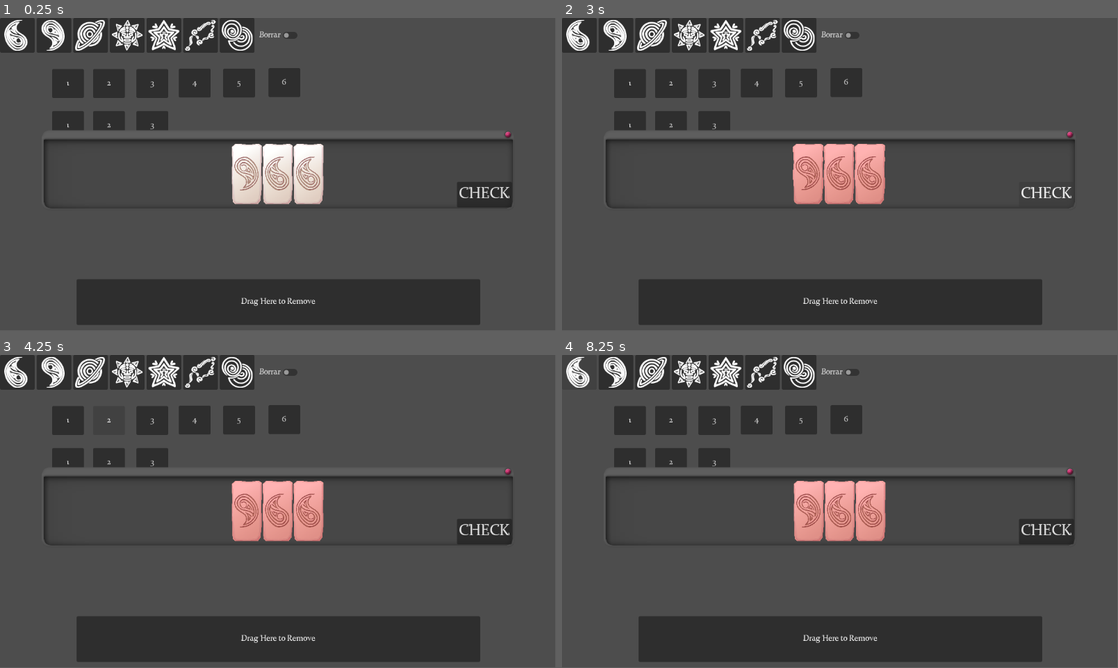
Above: before the commit, frames 1-4 (two rows, left to right).
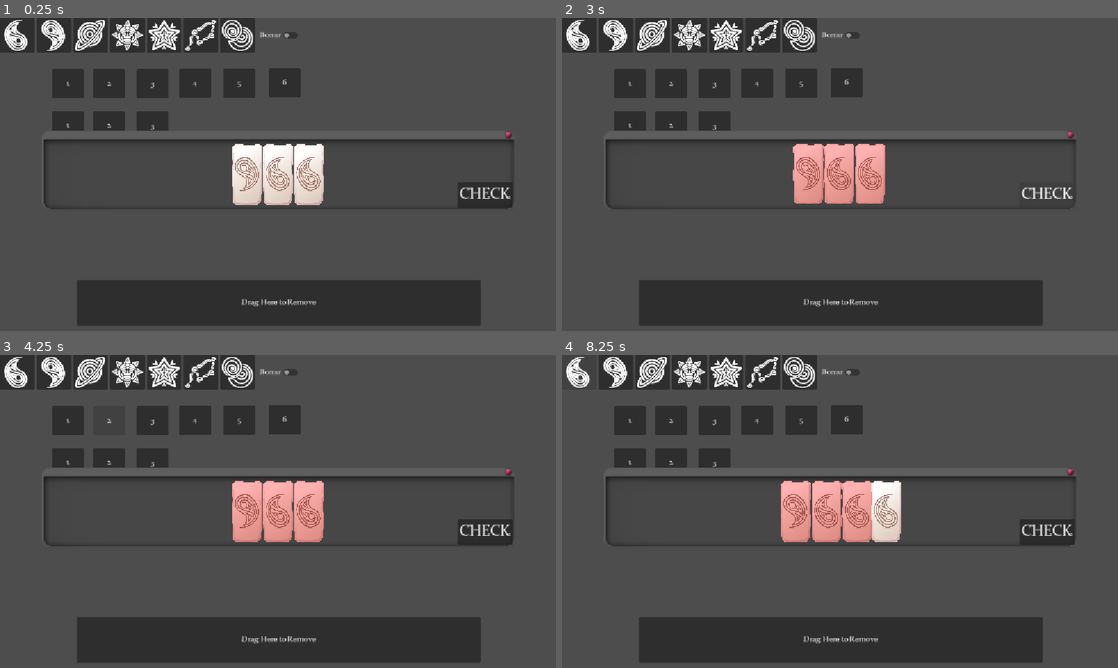
Above: after the commit, the same moments.

Repository: Wendfrey/minijam_210_astral
Game: Godot game, scene res://demo_world.tscn
The game is run twice, just before and just after one commit, with the same random seed, the same clock (stepped at 60 frames per second) and the same inputs. This scene is started directly instead of the project's main scene.
Inputs (mouse positions are in pixels of both pictures, inside the frame that each line leads up to):
- Up to frame 1 (0.25 s): no input
- Up to frame 2 (3 s): click "1" at 0.5 s; click "5" at 1.25 s; click "1" at 2 s; click "CHECK" at 2.75 s
- Up to frame 3 (4.25 s): click "2" at 3.5 s
- Up to frame 4 (8.25 s): click "3" at 4.25 s; click "4" at 5 s; click "6" at 5.75 s; click "2" at 6.5 s; click "3" at 7.25 s; click (578, 373) at 8.02 s
In our replay, the window is 799x449 before the commit and 800x450 after it. These sizes can differ from the game's own. Grey fills any space a smaller window leaves; there, only what the larger window draws over its background counts as a difference.

The runs differ from the first frame. In frame 1, 2.5% of the frame differs, in the area x 0-93%, y 0-98%; in frame 2, 2.3%; in frame 3, 2.4%; in frame 4, 4.3%.
Error before the commit: Attempt to call function 'add_piece' in base 'null instance' on a null instance. (res://demo_world.gd:20)

Commit message:
Error text now adjusts to screen margin, custom theme for rule messages, rules text of window is now brighter

Diff:
--- a/minijam-210-astral/Scenes/Nivel.tscn
+++ b/minijam-210-astral/Scenes/Nivel.tscn
@@ -79,7 +79,7 @@
 "times": PackedFloat32Array(0),
 "transitions": PackedFloat32Array(1),
 "update": 0,
-"values": [Color(0, 0, 0, 1)]
+"values": [Color(1, 1, 1, 0)]
 }
 
 [sub_resource type="Animation" id="Animation_mr7q5"]
@@ -128,10 +128,10 @@
 tracks/3/interp = 1
 tracks/3/loop_wrap = true
 tracks/3/keys = {
-"times": PackedFloat32Array(2.2, 2.5),
+"times": PackedFloat32Array(2.2, 2.4666667),
 "transitions": PackedFloat32Array(1, 1),
 "update": 0,
-"values": [Color(0, 0, 0, 1), Color(1, 1, 1, 1)]
+"values": [Color(1, 1, 1, 0), Color(1, 1, 1, 1)]
 }
 
 [sub_resource type="Animation" id="Animation_c7umo"]
@@ -184,7 +184,7 @@
 "times": PackedFloat32Array(0, 10),
 "transitions": PackedFloat32Array(1, 1),
 "update": 0,
-"values": [Color(0, 0, 0, 1), Color(0, 0, 0, 1)]
+"values": [Color(0.84947944, 0.84947944, 0.84947944, 0), Color(1, 1, 1, 0)]
 }
 
 [sub_resource type="AnimationLibrary" id="AnimationLibrary_mr7q5"]
@@ -194,27 +194,26 @@
 &"idle": SubResource("Animation_c7umo")
 }
 
-[sub_resource type="StyleBoxFlat" id="StyleBoxFlat_mr7q5"]
-bg_color = Color(0, 0, 0, 1)
+[sub_resource type="StyleBoxEmpty" id="StyleBoxEmpty_i2q11"]
 
 [sub_resource type="StyleBoxFlat" id="StyleBoxFlat_hyk74"]
-bg_color = Color(0.11764706, 0.11764706, 0.15686275, 1)
+bg_color = Color(0, 0, 0, 0.17254902)
 
 [sub_resource type="StyleBoxFlat" id="StyleBoxFlat_8xpys"]
-bg_color = Color(0.11764706, 0.11764706, 0.15686275, 1)
+bg_color = Color(0.11764706, 0.11764706, 0.15686275, 0.23529412)
 
 [sub_resource type="StyleBoxFlat" id="StyleBoxFlat_i2q11"]
-bg_color = Color(0.3137255, 0.3137255, 0.3529412, 1)
+bg_color = Color(0.3137255, 0.3137255, 0.3529412, 0.23529412)
 
 [sub_resource type="ViewportTexture" id="ViewportTexture_mr7q5"]
 viewport_path = NodePath("WorldEnvironment/Guide/SubViewport")
 
 [sub_resource type="StandardMaterial3D" id="StandardMaterial3D_hyk74"]
 resource_local_to_scene = true
-blend_mode = 1
-albedo_color = Color(0, 0, 0, 1)
+transparency = 1
+shading_mode = 0
+albedo_color = Color(1, 1, 1, 0)
 albedo_texture = SubResource("ViewportTexture_mr7q5")
-metallic_specular = 0.0
 
 [sub_resource type="BoxShape3D" id="BoxShape3D_i2q11"]
 size = Vector3(1, 1, 0.02)
@@ -383,7 +382,7 @@
 "times": PackedFloat32Array(0),
 "transitions": PackedFloat32Array(1),
 "update": 0,
-"values": [Color(0, 0, 0, 1)]
+"values": [Color(1, 1, 1, 0)]
 }
 tracks/12/type = "value"
 tracks/12/imported = false
@@ -687,7 +686,7 @@
 "times": PackedFloat32Array(0),
 "transitions": PackedFloat32Array(1),
 "update": 0,
-"values": [Color(0, 0, 0, 1)]
+"values": [Color(1, 1, 1, 0)]
 }
 tracks/12/type = "value"
 tracks/12/imported = false
@@ -862,18 +861,18 @@
 
 [node name="level" parent="WorldEnvironment" unique_id=1305496534 instance=ExtResource("3_pvqg1")]
 
-[node name="Light" parent="WorldEnvironment/level" index="0" unique_id=1730370863]
+[node name="Light" parent="WorldEnvironment/level" index="0" unique_id=1279031697]
 light_energy = 0.0
 
-[node name="Camera" parent="WorldEnvironment/level" index="1" unique_id=1549106887]
+[node name="Camera" parent="WorldEnvironment/level" index="1" unique_id=1547835739]
 transform = Transform3D(-0.240228, 0, -0.9707165, 0, 1, 0, 0.9707165, 0, -0.240228, 3.9360003, 0.605, -1.51)
 far = 4000.0
 
-[node name="Monitor" parent="WorldEnvironment/level" index="5" unique_id=254613494]
+[node name="Monitor" parent="WorldEnvironment/level" index="5" unique_id=1110668285]
 transform = Transform3D(92.1949, 38.731136, 1.6929915e-06, 0, -4.371139e-06, 99.99999, 38.731136, -92.1949, -4.029967e-06, -0.4186713, 0, 0.27361727)
 metadata/_edit_group_ = true
 
-[node name="MonitorScreen" parent="WorldEnvironment/level/Monitor" index="0" unique_id=492388446]
+[node name="MonitorScreen" parent="WorldEnvironment/level/Monitor" index="0" unique_id=1914968694]
 transform = Transform3D(1.1014222, -0.22911622, -2.930425e-08, 0.22911622, 1.1014222, 7.049959e-09, 2.72543e-08, -1.2870275e-08, 1.125, 0.0015037457, 4.656613e-10, 0.007069087)
 metadata/_edit_group_ = true
 
@@ -909,10 +908,10 @@
 transform = Transform3D(1, 0, 2.9802322e-08, 0, 1, 0, -2.9802322e-08, 0, 1, -5.2910764e-08, 0, 0.0018463049)
 shape = SubResource("BoxShape3D_8xpys")
 
-[node name="Light_001" parent="WorldEnvironment/level" index="9" unique_id=726229084]
+[node name="Light_001" parent="WorldEnvironment/level" index="9" unique_id=1771492397]
 light_energy = 0.0
 
-[node name="Light_002" parent="WorldEnvironment/level" index="11" unique_id=2073180975]
+[node name="Light_002" parent="WorldEnvironment/level" index="11" unique_id=896660432]
 light_energy = 0.0
 
 [node name="SkyBg" type="Node3D" parent="WorldEnvironment" unique_id=303202552]
@@ -977,9 +976,9 @@
 offset_bottom = 6.0
 grow_horizontal = 2
 grow_vertical = 2
-theme_override_styles/panel = SubResource("StyleBoxFlat_mr7q5")
-
-[node name="Panel" type="Panel" parent="WorldEnvironment/Guide/SubViewport/Control/CanvasLayer/blackBg" unique_id=1936220604]
+theme_override_styles/panel = SubResource("StyleBoxEmpty_i2q11")
+
+[node name="Panel" type="PanelContainer" parent="WorldEnvironment/Guide/SubViewport/Control/CanvasLayer/blackBg" unique_id=1406360611]
 layout_mode = 1
 anchors_preset = 15
 anchor_right = 1.0
@@ -992,32 +991,25 @@
 grow_vertical = 2
 theme_override_styles/panel = SubResource("StyleBoxFlat_hyk74")
 
-[node name="RichTextLabel" type="RichTextLabel" parent="WorldEnvironment/Guide/SubViewport/Control/CanvasLayer/blackBg" unique_id=2031018883]
-layout_mode = 1
-anchors_preset = 15
-anchor_right = 1.0
-anchor_bottom = 1.0
-offset_left = 41.0
-offset_top = -12.0
-offset_right = -20.0
-offset_bottom = -67.0
-grow_horizontal = 2
-grow_vertical = 2
+[node name="RichTextLabel" type="RichTextLabel" parent="WorldEnvironment/Guide/SubViewport/Control/CanvasLayer/blackBg/Panel" unique_id=2031018883]
+layout_mode = 2
+theme_override_colors/default_color = Color(1, 1, 1, 1)
+theme_override_constants/line_separation = 20
 bbcode_enabled = true
 text = "[center][font_size=32
 ]
-[img width=45]res://assets/img/TinyIconB.png[/img] must be following [img width=45]res://assets/img/TinyIconA.png[/img]
+[img width=45]res://assets/img/TinyIconB.png[/img] must be after [img width=45]res://assets/img/TinyIconA.png[/img]
 [img width=45]res://assets/img/TinyIconC.png[/img] must have another [img width=45]res://assets/img/TinyIconC.png[/img] 2 spaces away but never closer
-The symbol of 3rd position can't be next to itself
-[img width=45]res://assets/img/TinyIconD.png[/img] can't be closer  than 3 spaces from [img width=45]res://assets/img/TinyIconC.png[/img]
-The symbol of 9th position can't be the same as 1st position
-[img width=45]res://assets/img/TinyIconF.png[/img] can't be more than 3 spaces separated from [img width=45]res://assets/img/TinyIconC.png[/img]
-The symbol of 10th position must be the same as 1st position
+The symbol of 3rd space can't be next to itself
+[img width=45]res://assets/img/TinyIconD.png[/img] can't be closer  than 1 spaces from [img width=45]res://assets/img/TinyIconC.png[/img]
+The symbol of 9th space can't be the same as 1st space
+[img width=45]res://assets/img/TinyIconF.png[/img] can't be more than 1 space separated from [img width=45]res://assets/img/TinyIconC.png[/img]
+The symbol of 10th space must be the same as 1st space
 Triple [img width=45]res://assets/img/TinyIconA.png[/img] is not allowed
 The symbol of 13th position can't be the same as last position
 [img width=45]res://assets/img/TinyIconE.png[/img] position must be multiple of 3
-[img width=45]res://assets/img/TinyIconG.png[/img] must come in triplets
-[img width=45]res://assets/img/TinyIconB.png[/img] has a secret lover "
+[img width=45]res://assets/img/TinyIconG.png[/img] must have the same neighbours
+A secret couple has been spotted"
 
 [node name="BackButton" type="Button" parent="WorldEnvironment/Guide/SubViewport/Control/CanvasLayer/blackBg" unique_id=722056834]
 layout_mode = 1
--- /dev/null
+++ b/minijam-210-astral/assets/prefab/ErrorMessageTheme.tres
@@ -0,0 +1,4 @@
+[gd_resource type="Theme" format=3 uid="uid://c5w85c14jb564"]
+
+[resource]
+RichTextLabel/font_sizes/normal_font_size = 24
--- a/minijam-210-astral/demo_world.gd
+++ b/minijam-210-astral/demo_world.gd
@@ -1,6 +1,6 @@
 extends Control
 
-@onready var spacer = $TestWorld/Spacer
+@onready var spacer = $TestWorld/JuevoVentana/Spacer
 
 func _ready() -> void:
 	$TestWorld/LevelManager.queue_free()
--- a/minijam-210-astral/element.gd
+++ b/minijam-210-astral/element.gd
@@ -7,6 +7,8 @@
 signal send_picked
 signal send_dropped
 signal moved
+
+const tooltip_hor_margin = 480
 
 var focused = false
 var picked = false
@@ -115,6 +117,7 @@
 	errores.append(error)
 	var newChild = RichTextLabel.new()
 	newChild.bbcode_enabled = true
+	newChild.theme = preload("uid://c5w85c14jb564")
 	newChild.text = error
 	newChild.size_flags_horizontal = Control.SIZE_FILL
 	newChild.size_flags_vertical = Control.SIZE_EXPAND_FILL
@@ -130,6 +133,7 @@
 func show_tooltip():
 	if not errores.is_empty():
 		center_container.position.x = -center_container.size.x / 2
+		center_container.global_position.x = clamp(center_container.global_position.x, -tooltip_hor_margin, tooltip_hor_margin - center_container.size.x)
 		center_container.position.y = -82 - center_container.size.y
 		center_container.show()
 
--- a/minijam-210-astral/level_manager.gd
+++ b/minijam-210-astral/level_manager.gd
@@ -26,22 +26,17 @@
 			nodeSpacer.add_pieces(arrayFichaTipo([Ficha.Tipo.D,Ficha.Tipo.B]))
 		6:
 			nodeSpacer.add_pieces(arrayFichaTipo([Ficha.Tipo.F, Ficha.Tipo.F, Ficha.Tipo.F]))
-
-func level_1_next_level():
-	current_level += 1
-	match (current_level):
-		0:
-			nodeSpacer.add_pieces(arrayFichaTipo([Ficha.Tipo.F, Ficha.Tipo.A, Ficha.Tipo.A, Ficha.Tipo.C, Ficha.Tipo.C]))
-			nodeSpacer.pieces[-2].nailed = true
-		1:
-			nodeSpacer.add_pieces(arrayFichaTipo([Ficha.Tipo.B, Ficha.Tipo.G, Ficha.Tipo.A]))
-		2:
-			nodeSpacer.add_pieces(arrayFichaTipo([Ficha.Tipo.A]))
-		2:
-			nodeSpacer.add_pieces(arrayFichaTipo([Ficha.Tipo.A, Ficha.Tipo.F, Ficha.Tipo.F]))
-		3:
-			nodeSpacer.remove
-
+		7:
+			empty_spacer()
+			nodeSpacer.add_pieces(
+				arrayFichaTipo([
+					Ficha.Tipo.A, Ficha.Tipo.A, Ficha.Tipo.A, Ficha.Tipo.A, Ficha.Tipo.A, Ficha.Tipo.A,
+					Ficha.Tipo.G,
+					Ficha.Tipo.F, Ficha.Tipo.F, Ficha.Tipo.F,
+					Ficha.Tipo.C, Ficha.Tipo.C, Ficha.Tipo.C, Ficha.Tipo.C,
+					Ficha.Tipo.B])
+			)
+			nodeSpacer.pieces[6].nailed = true
 
 func arrayFichaTipo(array:Array):
 	return Array(
@@ -54,3 +49,10 @@
 func _on_rules_checker_result(result:bool) -> void:
 	if result:
 		next_level()
+
+func empty_spacer():
+	nodeSpacer.remove_pieces(
+		arrayFichaTipo(
+			nodeSpacer.pieces.map(func (el): return el.tipo)
+		)
+	)
--- a/minijam-210-astral/project.godot
+++ b/minijam-210-astral/project.godot
@@ -23,6 +23,10 @@
 
 PlayerProgess="*uid://pv1pei04mcqp"
 
+[display]
+
+window/stretch/mode="canvas_items"
+
 [dotnet]
 
 project/assembly_name="Minijam210Astral"
--- a/minijam-210-astral/scripts/LevelCameraControls.gd
+++ b/minijam-210-astral/scripts/LevelCameraControls.gd
@@ -14,7 +14,7 @@
 
 func _on_back_button_pressed():
 	back_button.disabled = true
-	first_window.visible = false
+	first_window.visible = true
 	CameraAnimation.play_backwards("ToWindow")
 	await CameraAnimation.animation_finished
 	CameraAnimation.play("idle")
--- a/minijam-210-astral/test_world.tscn
+++ b/minijam-210-astral/test_world.tscn
@@ -45,6 +45,7 @@
 text = "CHECK"
 
 [node name="Spacer" type="Node2D" parent="JuevoVentana" unique_id=333636565]
+z_index = 1
 position = Vector2(483, 71)
 script = ExtResource("2_gy3sr")
 swapMargin = Vector2(32, 86)
